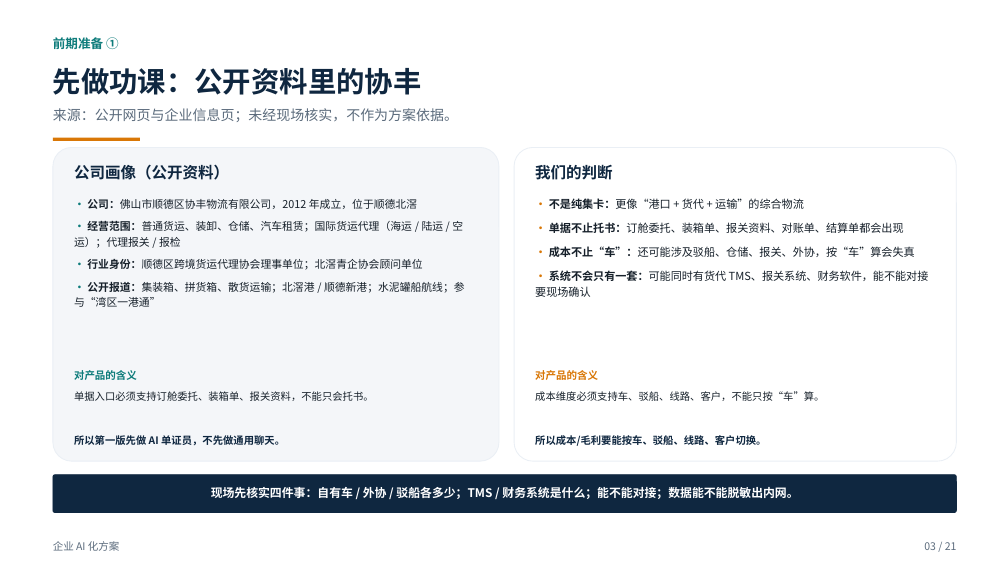
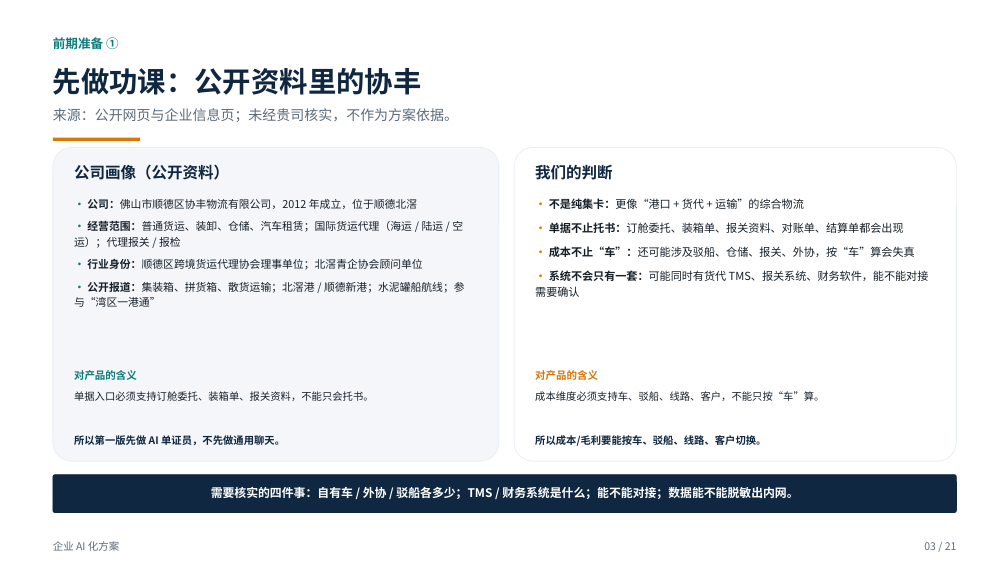
Before and after one commit to roma007/Enterprise-AI, a slide deck: slide 3 of 会客包/reports/客户老板版_企业AI化方案_2026-11-09.pptx. Drawn at 1008x567 pixels with LibreOffice and Linux fonts; fonts in the diff are those of the drawing. Boxes give left, top, right and bottom in pixels: in the first picture for what was removed or moved away, otherwise in the second. Text is boxed around its words. In the diff, an @@ line names an element or a change of style, - is before the commit and + after.

```diff
--- a/会客包/reports/客户老板版_企业AI化方案_2026-11-09.pptx
+++ b/会客包/reports/客户老板版_企业AI化方案_2026-11-09.pptx
@@ text at box(53, 108, 458, 122): text changed @@
-来源：公开网页与企业信息页；未经现场核实，不作为方案依据。
+来源：公开网页与企业信息页；未经贵司核实，不作为方案依据。
@@ text at box(535, 270, 929, 297): text changed @@
-• 系统不会只有一套：可能同时有货代 TMS、报关系统、财务软件，能不能对接要现场确认
+• 系统不会只有一套：可能同时有货代 TMS、报关系统、财务软件，能不能对接需要确认
@@ text at box(211, 487, 798, 499): text changed @@
-现场先核实四件事：自有车 / 外协 / 驳船各多少；TMS / 财务系统是什么；能不能对接；数据能不能脱敏出内网。
+需要核实的四件事：自有车 / 外协 / 驳船各多少；TMS / 财务系统是什么；能不能对接；数据能不能脱敏出内网。
```
Also in this commit, not shown: 4 other slides changed, 6 other files.
